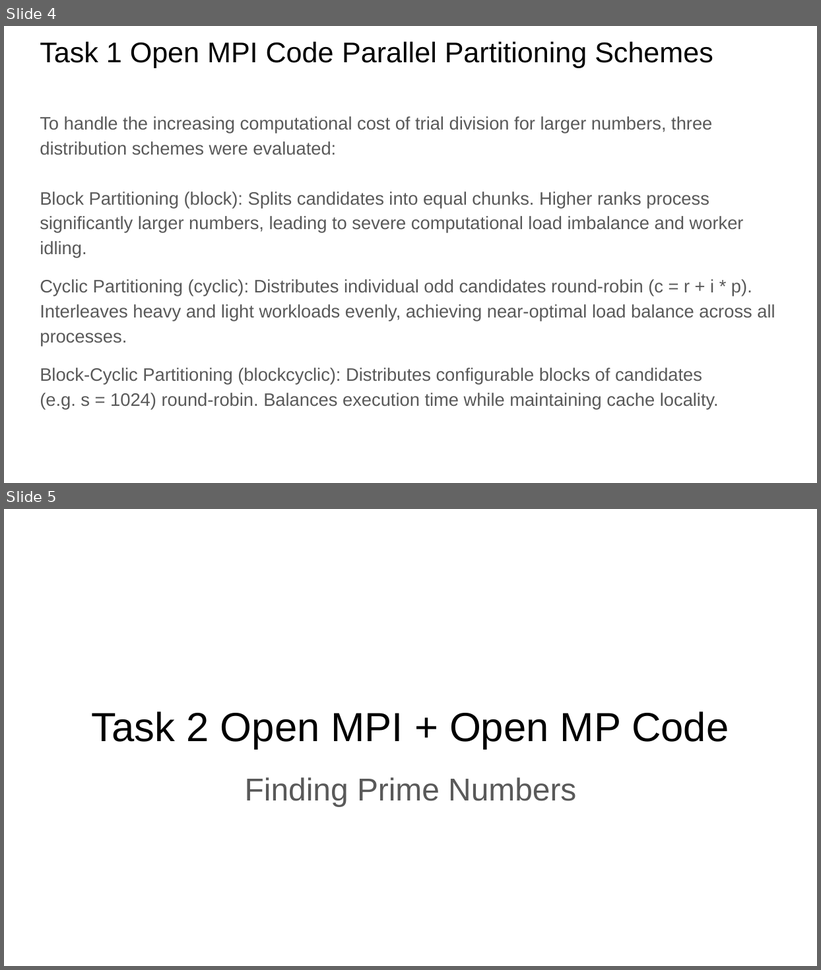
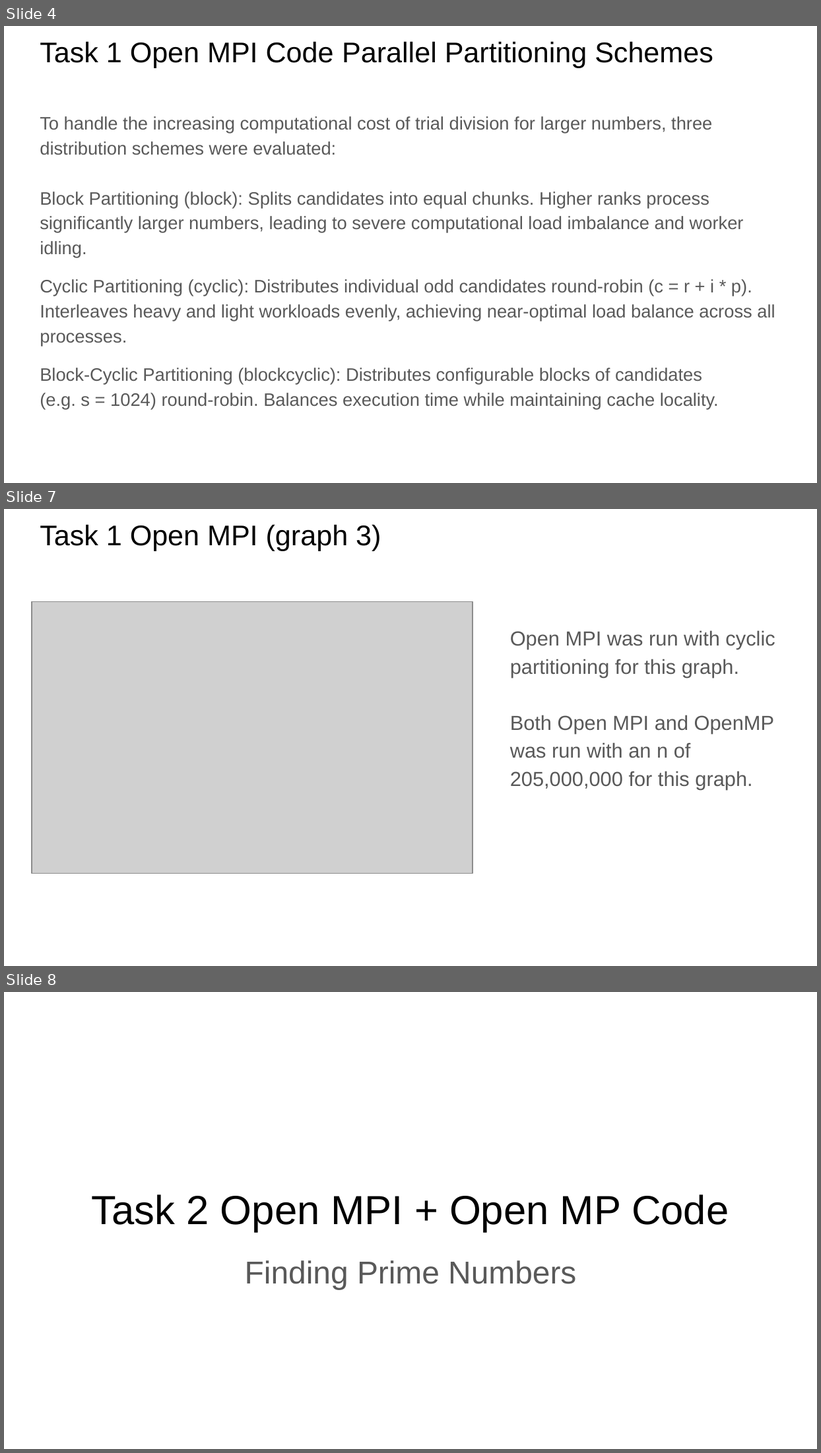
Before and after one commit to loolishen/FIT3143_Lab1, a slide deck: lab_2/FIT3143 Lab 2.pptx. Shown one above the other, each under a label of ours: slides 4 and 5 before the commit, slides 4, 7 and 8 after it; the slides between them are not shown. The pictures are 821x970 and 821x1453 pixels, drawn with LibreOffice and Linux fonts; fonts in the diff are those of the drawing; grey boxes stand for pictures. Boxes give left, top, right and bottom in pixels: in the first picture for what was removed or moved away, otherwise in the second. Text is boxed around its words. In the diff, an @@ line names an element or a change of style, - is before the commit and + after.

```diff
--- a/lab_2/FIT3143 Lab 2.pptx
+++ b/lab_2/FIT3143 Lab 2.pptx
@@ slide 7 added at (4, 509, 817, 966), background #FFFFFF @@
@@ title added at (40, 524, 381, 551), 25.2 pt, text #000000 @@
+Task 1 Open MPI (graph 3)
@@ picture added at (32, 601, 473, 873) @@
@@ text added at (510, 630, 775, 789), 18 pt, text #595959 @@
+Open MPI was run with cyclic partitioning for this graph.
+Both Open MPI and OpenMP was run with an n of 205,000,000 for this graph.
@@ what was slide 5 is now slide 8 @@
```
Also in this commit, not shown: 5 other slides added, 8 other files.
